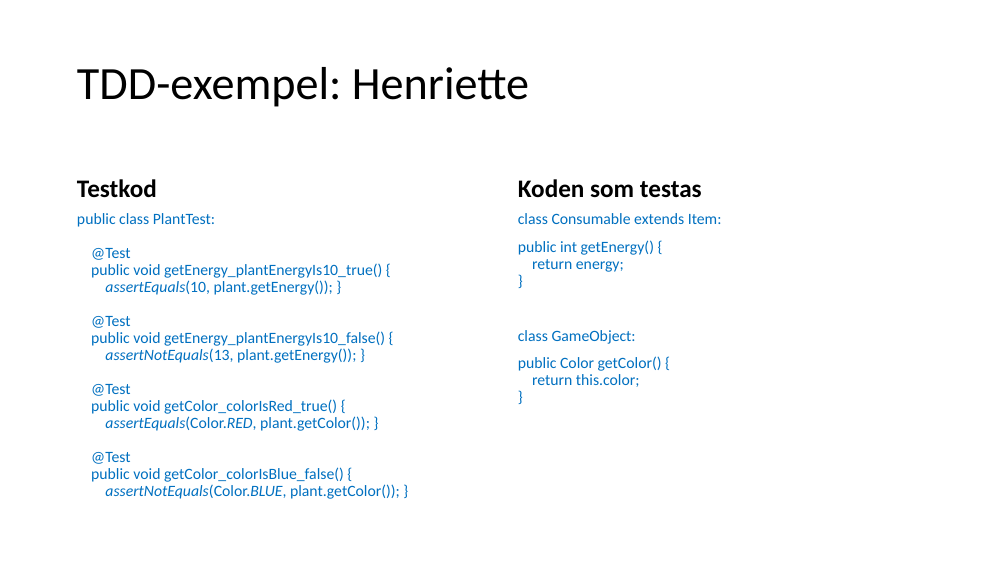
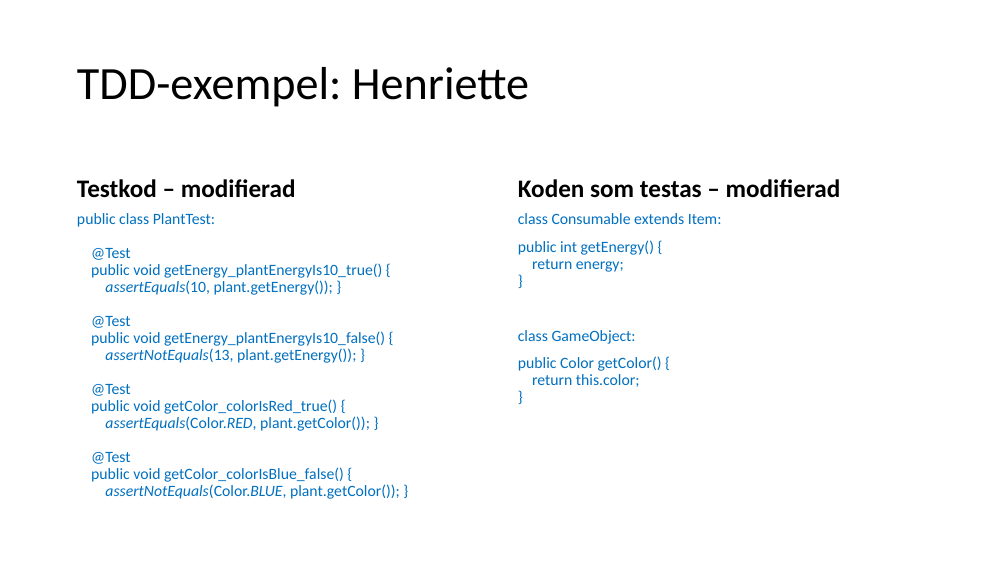
Before and after one commit to hampusidstam/InteGame, a slide deck: slide 16 of docs/Slutredovisning_grp5_v8.pptx. Drawn at 1008x567 pixels with LibreOffice and Linux fonts; fonts in the diff are those of the drawing. Boxes give left, top, right and bottom in pixels: in the first picture for what was removed or moved away, otherwise in the second. Text is boxed around its words. In the diff, an @@ line names an element or a change of style, - is before the commit and + after.

```diff
--- a/docs/Slutredovisning_grp5_v8.pptx
+++ b/docs/Slutredovisning_grp5_v8.pptx
@@ text at bbox=[77, 179, 296, 198]: text changed @@
-Testkod
+Testkod – modifierad
@@ text at bbox=[518, 179, 841, 198]: text changed @@
-Koden som testas
+Koden som testas – modifierad
```
Also in this commit, not shown: 19 other slides changed, 2 slides added, 5 slides removed.
